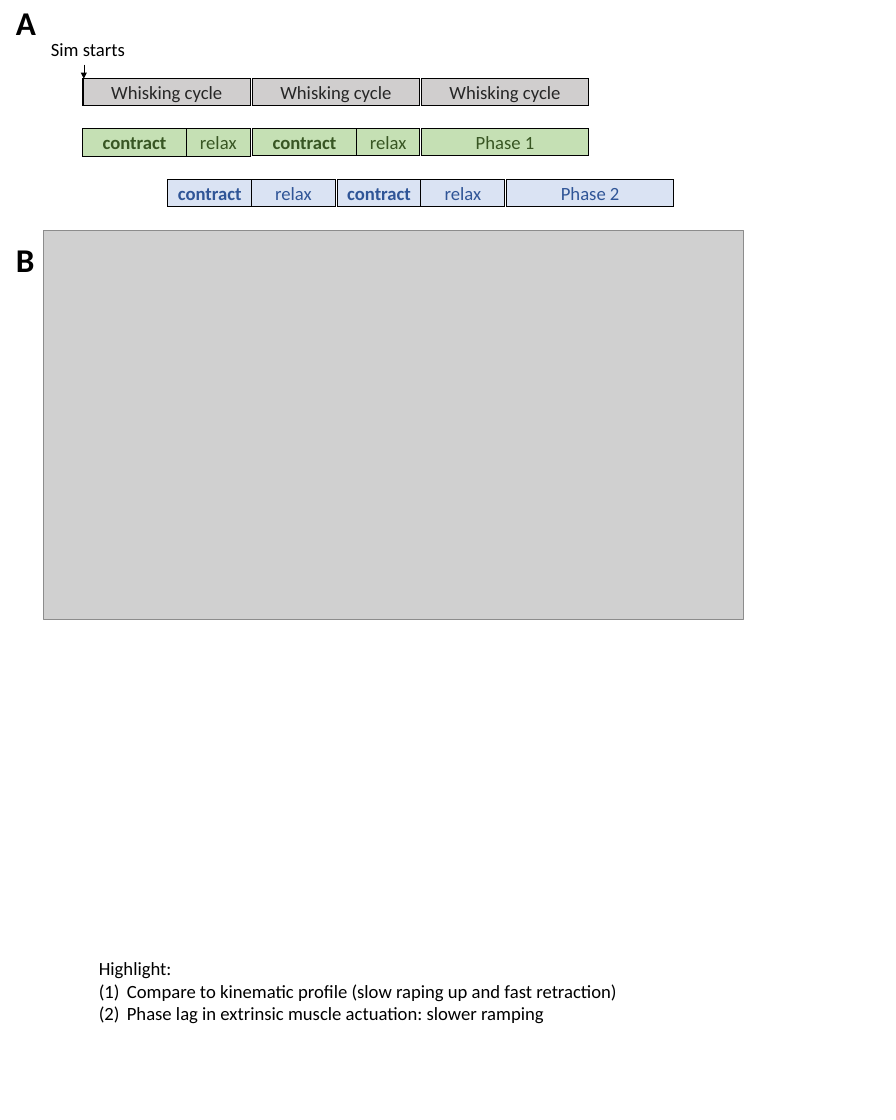
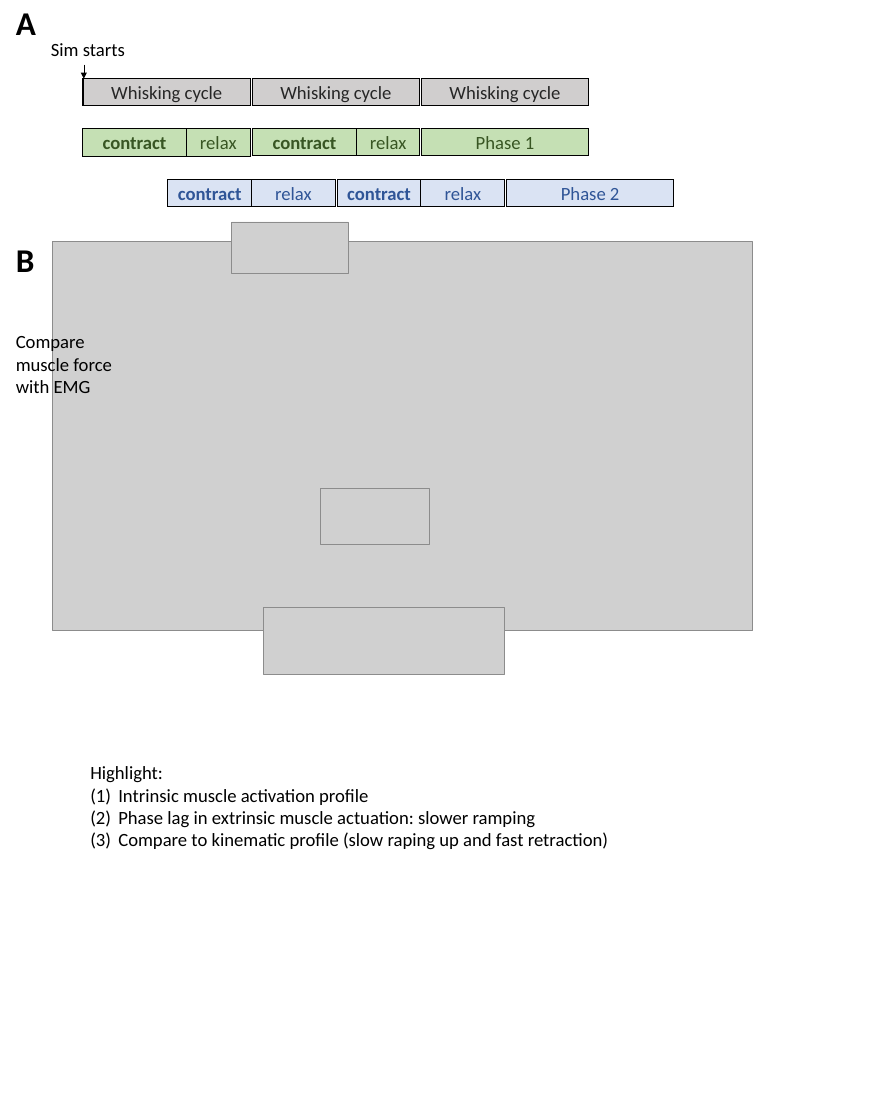
Before and after one commit to legenary/MuscleModel, a slide deck: slide 3 of output/MATLAB_scripts/results/results.pptx. Drawn at 896x1120 pixels with LibreOffice and Linux fonts; fonts in the diff are those of the drawing; grey boxes stand for pictures. Boxes give left, top, right and bottom in pixels: in the first picture for what was removed or moved away, otherwise in the second. Text is boxed around its words. In the diff, an @@ line names an element or a change of style, - is before the commit and + after.

```diff
--- a/output/MATLAB_scripts/results/results.pptx
+++ b/output/MATLAB_scripts/results/results.pptx
@@ picture added at box(231, 222, 348, 273) @@
@@ picture: place and size @@
-picture at box(43, 230, 744, 619)
+picture at box(53, 242, 753, 631)
@@ text added at box(16, 333, 112, 393), 18 pt, text #000000 @@
+Compare muscle force with EMG
@@ picture added at box(320, 488, 429, 544) @@
@@ picture added at box(263, 607, 505, 674) @@
@@ text "Highlight:": place and size @@
-text "Highlight:" at box(99, 962, 616, 1024)
+text "Highlight:" at box(90, 766, 608, 850)
@@ text at box(118, 789, 536, 828): paragraphs added @@
+(1) Intrinsic muscle activation profile
+(2) Phase lag in extrinsic muscle actuation: slower ramping
@@ text at box(127, 1007, 544, 1024): paragraph removed @@
-(2) Phase lag in extrinsic muscle actuation: slower ramping
```
Also in this commit, not shown: 1 other slide changed, 1 slide added, 53 other files.
